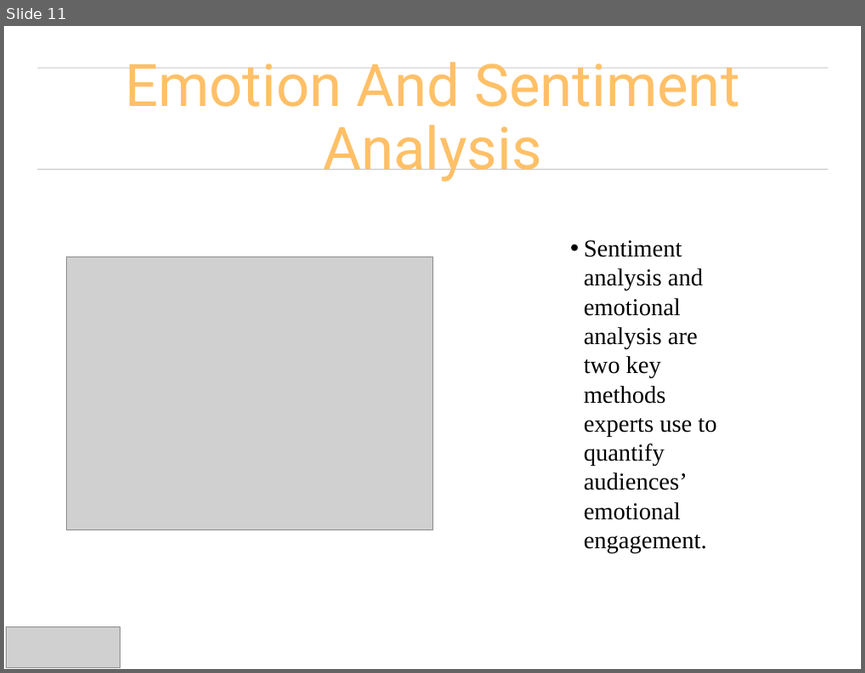
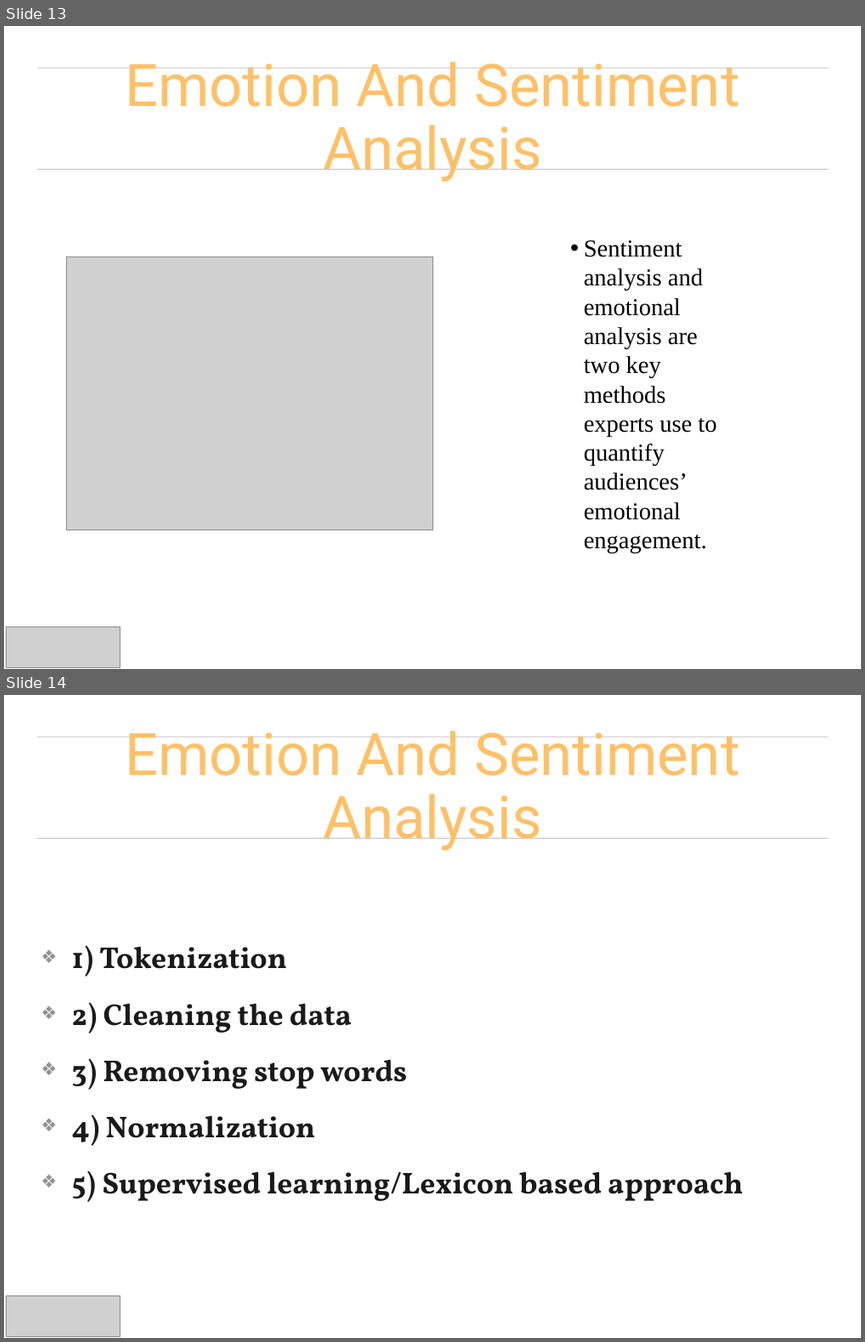
Before and after one commit to UNCG-CSE/Budget_Text_Analysis, a slide deck: doc/Presentations/Budget_Text_ProjectPresentation.pptx. Shown one above the other, each under a label of ours: slide 11 before the commit, slides 13 and 14 after it. The pictures are 865x673 and 865x1342 pixels, drawn with LibreOffice and Linux fonts; fonts in the diff are those of the drawing; grey boxes stand for pictures. Boxes give left, top, right and bottom in pixels: in the first picture for what was removed or moved away, otherwise in the second. Text is boxed around its words. In the diff, an @@ line names an element or a change of style, - is before the commit and + after.

```diff
--- a/doc/Presentations/Budget_Text_ProjectPresentation.pptx
+++ b/doc/Presentations/Budget_Text_ProjectPresentation.pptx
@@ slide 14 added at [4,695,861,1338], background #FFFFFF; not listed: 2 template elements that a slide beside it also shows @@
@@ title added at [125,731,739,851], 70 pt, text #FFC067 @@
+Emotion And Sentiment Analysis
@@ text added at [72,946,743,1202], 36 pt, text #1A1A1A, bold @@
+❖ 1) Tokenization
+❖ 2) Cleaning the data
+❖ 3) Removing stop words
+❖ 4) Normalization
+❖ 5) Supervised learning/Lexicon based approach
@@ picture added at [7,1296,120,1336] @@
@@ what was slide 11 is now slide 13 @@
```
Also in this commit, not shown: 5 slides changed, 3 other slides added.
